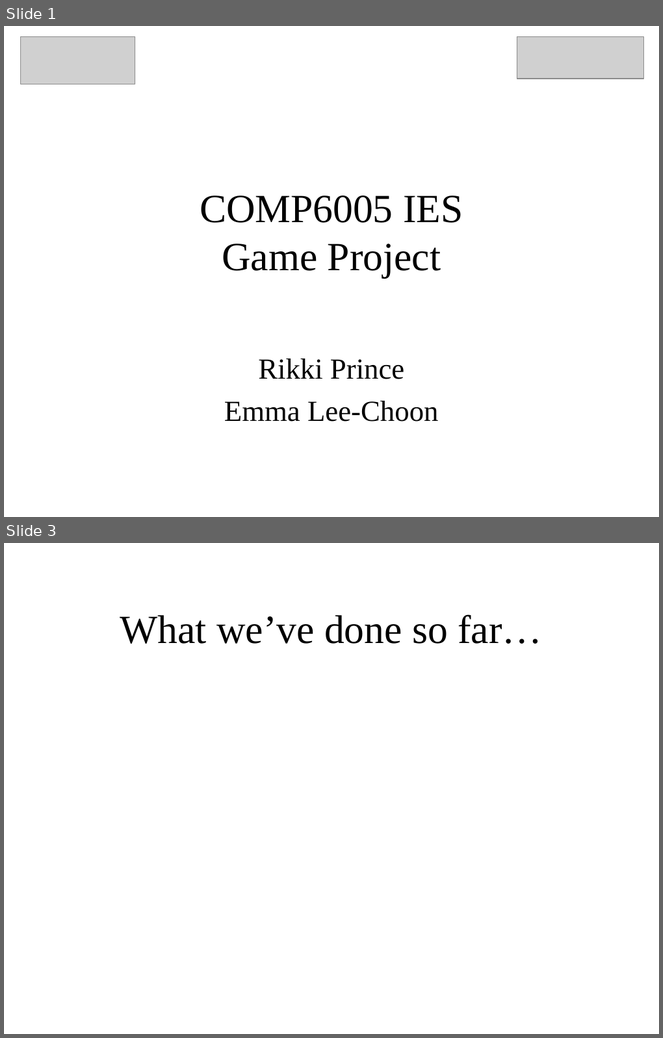
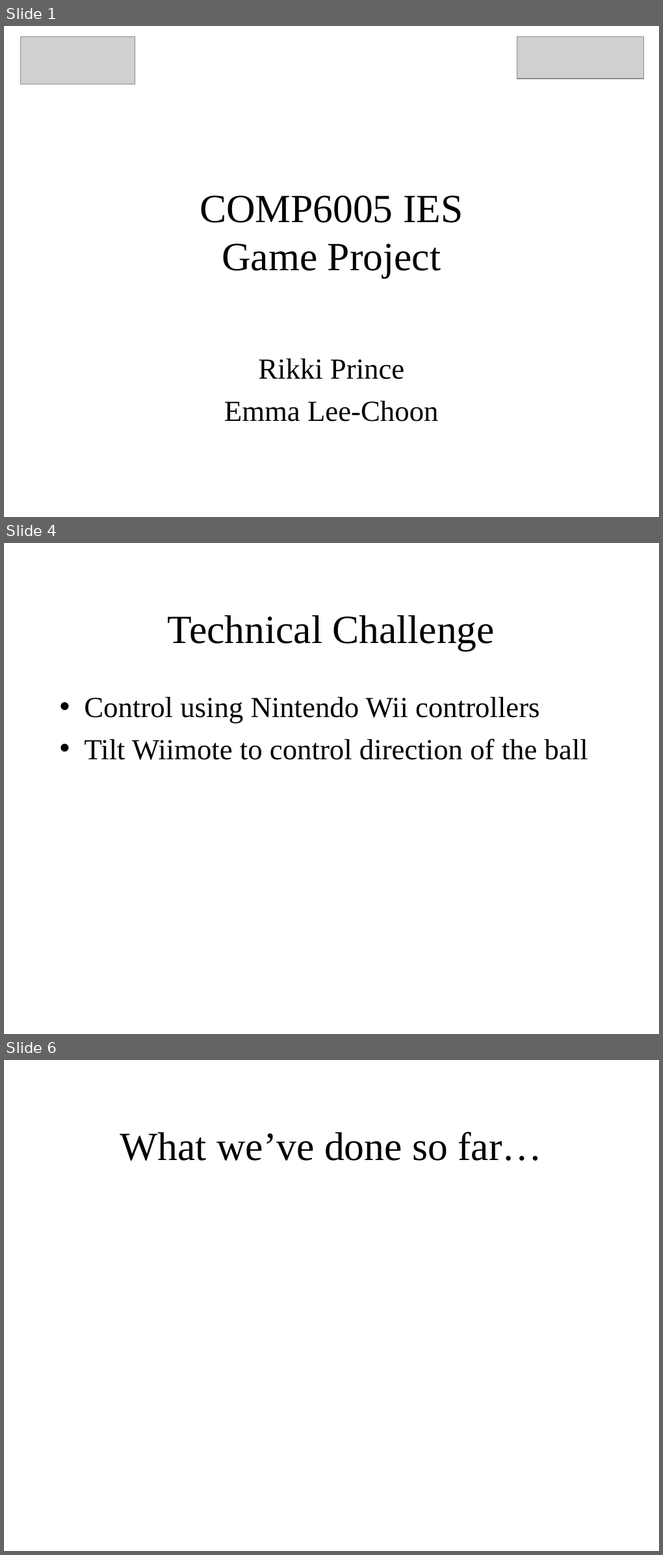
Before and after one commit to rikkiprince/tippycool, a slide deck: Presentation/Presentation.ppt. Shown one above the other, each under a label of ours: slides 1 and 3 before the commit, slides 1, 4 and 6 after it; the slides between them are not shown. The pictures are 663x1038 and 663x1555 pixels, drawn with LibreOffice and Linux fonts; fonts in the diff are those of the drawing; grey boxes stand for pictures. Boxes give left, top, right and bottom in pixels: in the first picture for what was removed or moved away, otherwise in the second. Text is boxed around its words. In the diff, an @@ line names an element or a change of style, - is before the commit and + after.

```diff
--- a/Presentation/Presentation.ppt
+++ b/Presentation/Presentation.ppt
@@ slide 4 added at [4,543,659,1034], background #FFFFFF @@
@@ title added at [168,615,495,651], 44 pt, text #000000 @@
+Technical Challenge
@@ text added at [84,697,588,760], 32 pt, text #000000 @@
+• Control using Nintendo Wii controllers
+• Tilt Wiimote to control direction of the ball
@@ what was slide 3 is now slide 6 @@
```
Also in this commit, not shown: 1 slide changed, 2 other slides added.
